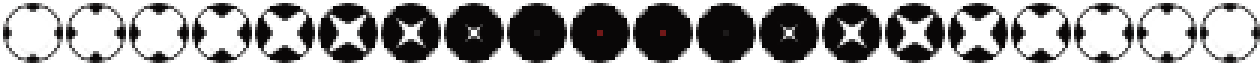
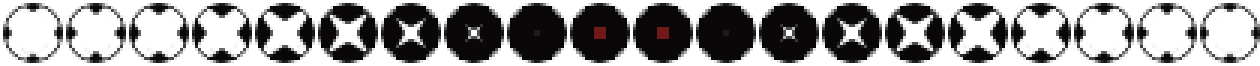
Two versions of the same layered image (1260px x 66px). Layer-by-layer changes:
painted on "Camada 4" over [594, 27, 669, 39]
removed layer "Camada 3 copiar 5" (1st of 2) over [657, 27, 669, 39]
removed layer "Camada 3 copiar 5" (2nd of 2) over [594, 27, 606, 39]
removed layer "Triângulo 1 copiar 39" over [594, 27, 600, 39]
removed layer "Triângulo 1 copiar 38" over [594, 27, 606, 33]
removed layer "Triângulo 1 copiar 37" over [600, 27, 606, 39]
removed layer "Triângulo 1 copiar 36" over [594, 33, 606, 39]
removed layer "Camada 2 copiar 9" over [594, 27, 606, 39]
